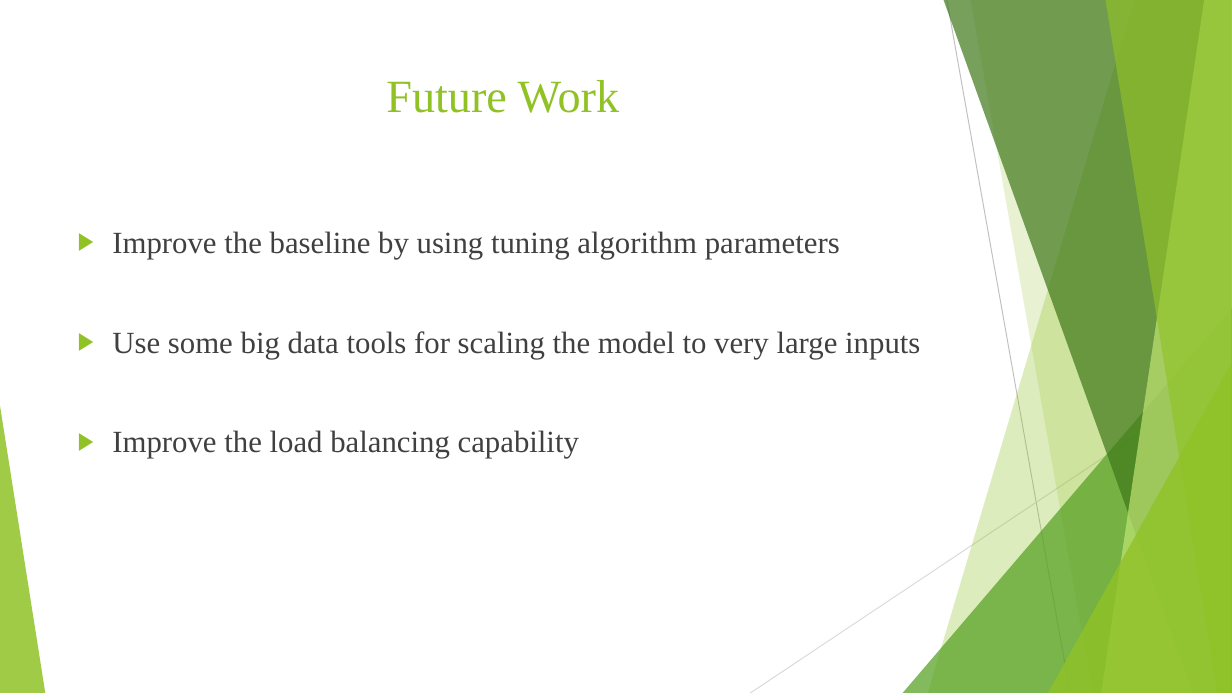
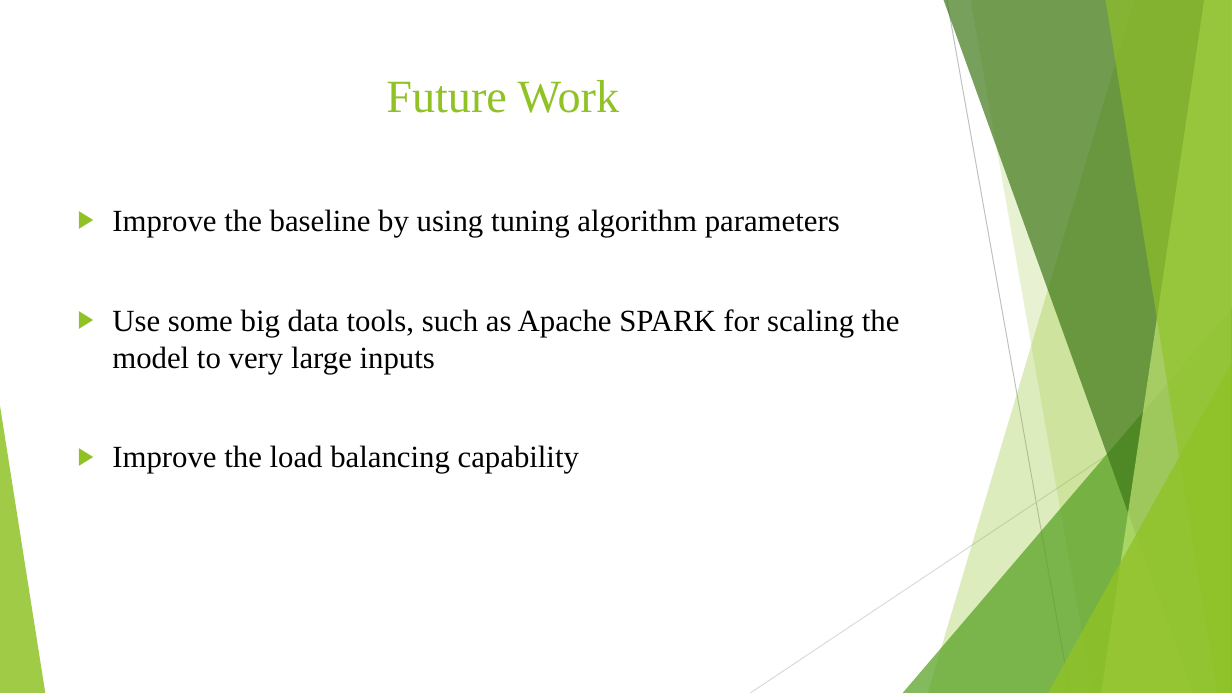
Before and after one commit to aishwaryasoni1991/Question_Type_Classification, a slide deck: slide 48 of Project Deck.pptx (slide 45 before the commit). Drawn at 1232x693 pixels with LibreOffice and Linux fonts; fonts in the diff are those of the drawing. Boxes give left, top, right and bottom in pixels: in the first picture for what was removed or moved away, otherwise in the second. Text is boxed around its words. In the diff, an @@ line names an element or a change of style, - is before the commit and + after.

```diff
--- a/Project Deck.pptx
+++ b/Project Deck.pptx
@@ text "Improve the baseline by using ...": place and size @@
-text "Improve the baseline by using ..." at bbox=[112, 231, 920, 459]
+text "Improve the baseline by using ..." at bbox=[112, 209, 900, 473]
@@ text at bbox=[112, 209, 840, 473]: text colour #404040 to #000000 in "Improve the baseline by using tuning algorithm ...", "Improve the load balancing capability" @@
@@ text at bbox=[112, 309, 900, 374]: text changed; text colour #404040 to #000000 @@
-▶ Use some big data tools for scaling the model to very large inputs
+▶ Use some big data tools, such as Apache SPARK for scaling the model to very large inputs
```
Also in this commit, not shown: 30 other slides changed, 12 slides added, 9 slides removed, 6 other files.
